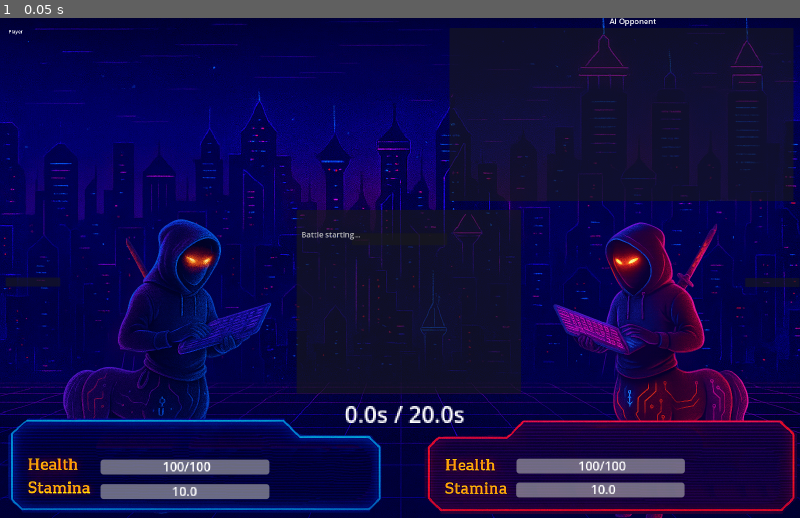
Above: before the commit, frame 1.
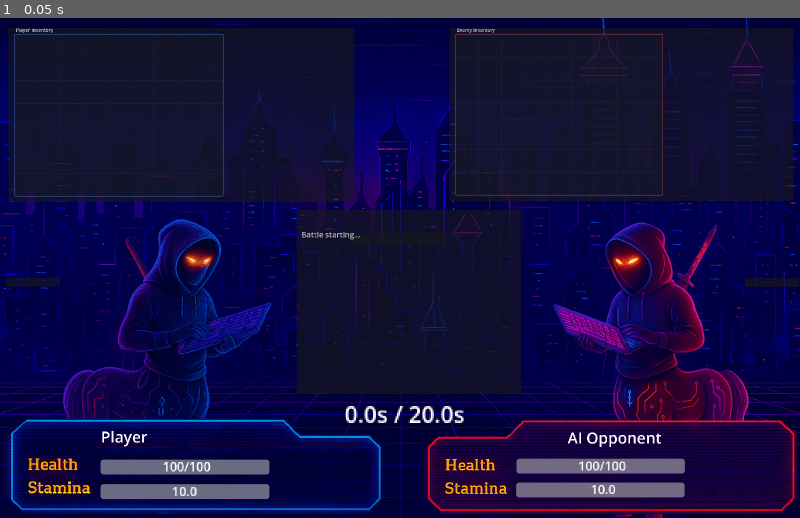
Above: after the commit, the same moment.

Repository: getsentry/ctrl-alt-defeat
Game: Godot game, scene res://scenes/BattleScreen.tscn
Same seed, same stepped clock (60 frames per second), same inputs: the game is played once before the commit and once after it. This scene is started directly instead of the project's main scene.
Inputs:
- Up to frame 1 (0.05 s): no input

The runs differ from the first frame. In frame 1, 14% of the frame differs, in the area x 1-83%, y 0-86%.
Error before the commit: Invalid access to property or key 'size' on a base object of type 'null instance'. (res://scripts/BattleScreen.gd:111)
Error after the commit: Assertion failed: Battle started with no events - server did not return battle actions (res://scripts/BattleScreen.gd:59)

Commit message:
Fixed name positioning

Diff:
--- a/client/scenes/BattleScreen.tscn
+++ b/client/scenes/BattleScreen.tscn
@@ -67,6 +67,16 @@
 grow_vertical = 2
 scale = Vector2(0.636286, 0.636286)
 
+[node name="Player1NameLabel" type="Label" parent="Player1Container"]
+z_index = 5
+layout_mode = 0
+offset_left = 314.0
+offset_top = 490.0
+offset_right = 872.0
+offset_bottom = 583.0
+theme_override_font_sizes/font_size = 51
+text = "Player"
+
 [node name="CharacterDisplay" type="TextureRect" parent="Player1Container"]
 layout_mode = 1
 anchors_preset = 8
@@ -166,6 +176,20 @@
 grow_vertical = 2
 scale = Vector2(0.634545, 0.634545)
 
+[node name="Player2NameLabel" type="Label" parent="Player2Container"]
+z_index = 5
+layout_mode = 1
+anchors_preset = 1
+anchor_left = 1.0
+anchor_right = 1.0
+offset_left = -767.823
+offset_top = 493.267
+offset_right = -209.823
+offset_bottom = 586.267
+grow_horizontal = 0
+theme_override_font_sizes/font_size = 51
+text = "AI Opponent"
+
 [node name="CharacterDisplay" type="TextureRect" parent="Player2Container"]
 layout_mode = 1
 anchors_preset = 8
@@ -251,16 +275,6 @@
 offset_bottom = 397.0
 texture = ExtResource("6_3n4vy")
 
-[node name="Player1NameLabel" type="Label" parent="."]
-layout_mode = 0
-offset_left = 18.0
-offset_top = -5.0
-offset_right = 400.0
-offset_bottom = 20.0
-text = "Player"
-add_theme_font_size_override("font_size", 20)
-add_theme_color_override("font_color", Color(0.3, 0.6, 1.0))
-
 [node name="Player1Inventory" type="Panel" parent="."]
 layout_mode = 0
 offset_left = 18.0
@@ -281,21 +295,6 @@
 grow_horizontal = 2
 grow_vertical = 2
 columns = 6
-
-[node name="Player2NameLabel" type="Label" parent="."]
-layout_mode = 1
-anchors_preset = 1
-anchor_left = 1.0
-anchor_right = 1.0
-offset_left = -400.0
-offset_top = -5.0
-offset_right = -18.0
-offset_bottom = 20.0
-grow_horizontal = 0
-text = "AI Opponent"
-add_theme_font_size_override("font_size", 20)
-add_theme_color_override("font_color", Color(1.0, 0.3, 0.3))
-horizontal_alignment = 2
 
 [node name="Player2Inventory" type="Panel" parent="."]
 layout_mode = 1
--- a/client/scenes/MainMenu.tscn
+++ b/client/scenes/MainMenu.tscn
@@ -78,10 +78,10 @@
 anchor_top = 0.5
 anchor_right = 0.5
 anchor_bottom = 0.5
-offset_left = -200.0
-offset_top = -50.0
-offset_right = 200.0
-offset_bottom = 50.0
+offset_left = -201.0
+offset_top = 5.0
+offset_right = 199.0
+offset_bottom = 100.0
 grow_horizontal = 2
 grow_vertical = 2
 theme_override_constants/separation = 10
@@ -95,16 +95,16 @@
 [node name="NameInput" type="LineEdit" parent="NameInputContainer"]
 layout_mode = 2
 placeholder_text = "Player"
+alignment = 1
 max_length = 20
-alignment = 1
 
 [node name="MenuPanel_ButtonContainer#NewGameButton" type="Button" parent="."]
 custom_minimum_size = Vector2(400, 60)
 layout_mode = 2
-offset_left = 583.0
-offset_top = 591.0
-offset_right = 1068.0
-offset_bottom = 758.0
+offset_left = 613.0
+offset_top = 622.0
+offset_right = 1098.0
+offset_bottom = 789.0
 scale = Vector2(0.897124, 0.897124)
 icon = ExtResource("6_826wr")
 
--- a/client/scripts/BattleScreen.gd
+++ b/client/scripts/BattleScreen.gd
@@ -82,8 +82,8 @@
 	battle_log_container = $BattleLog/LogScroll/LogText
 
 	# Name labels
-	var player_name_label = $Player1NameLabel
-	var opponent_name_label = $Player2NameLabel
+	var player_name_label = $Player1Container/Player1NameLabel
+	var opponent_name_label = $Player2Container/Player2NameLabel
 
 	# Set player name from GameStateManager
 	player_name_label.text = GameStateManager.player_name if GameStateManager.player_name != "" else "Player"
@@ -214,7 +214,7 @@
 	enemy_inventory.load_inventory_state(battle_result.enemy_inventory)
 
 	# Set opponent name and style based on type
-	var opponent_name_label = $Player2NameLabel
+	var opponent_name_label = $Player2Container/Player2NameLabel
 	opponent_name_label.text = battle_result.opponent_name
 
 	# Different color for ghost players vs AI
